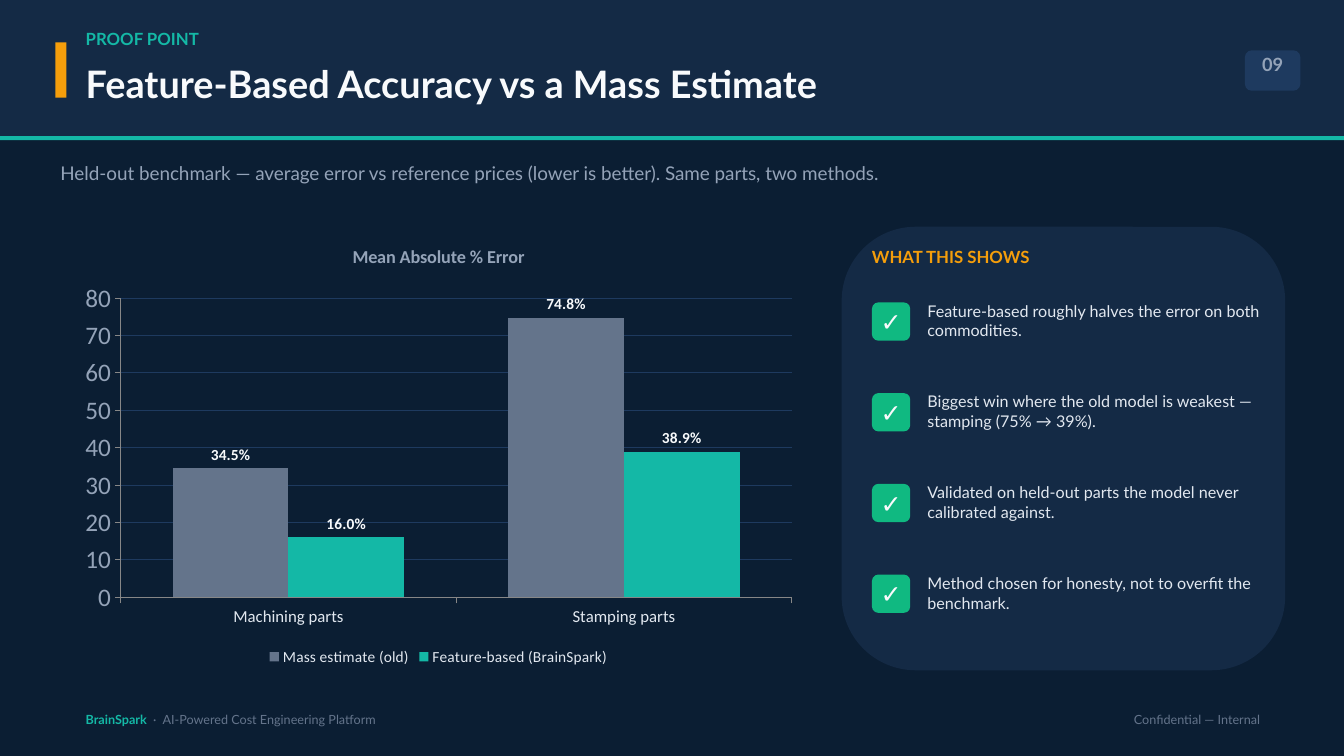
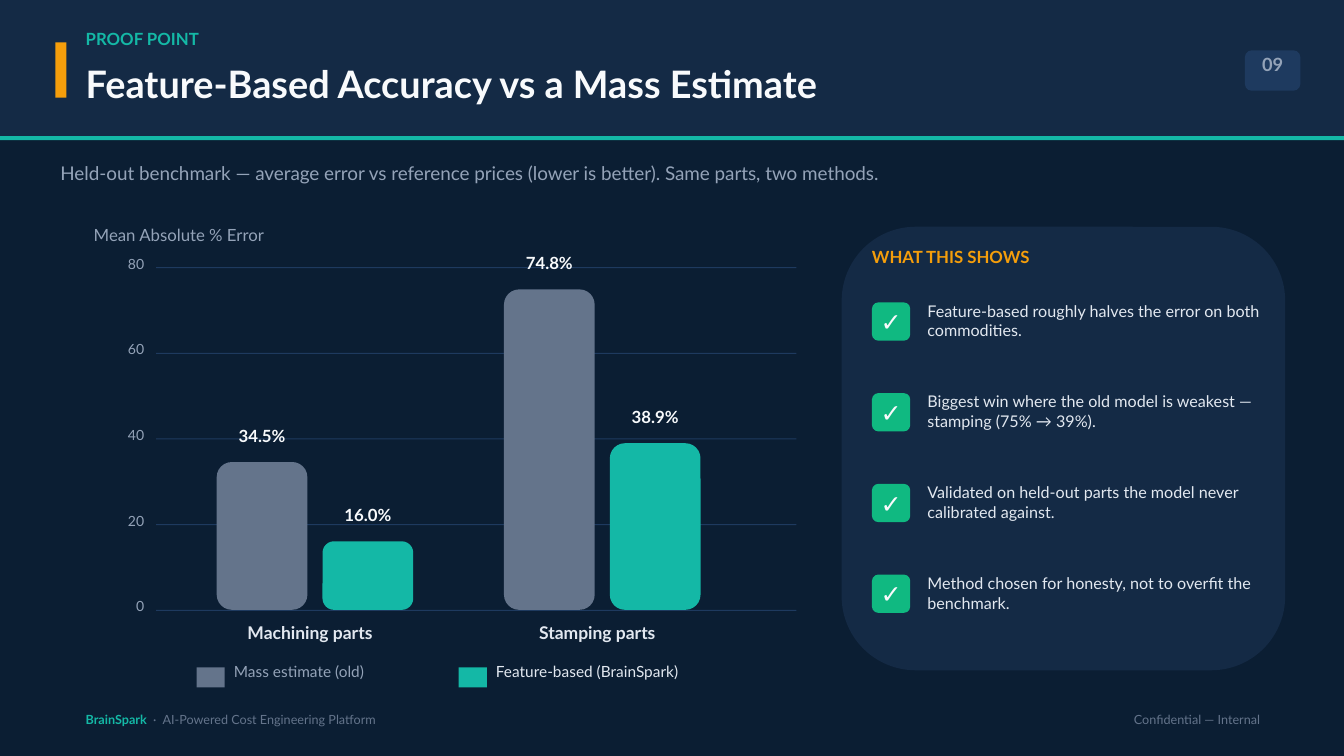
Before and after one commit to bhosaleavinash546/leamington-marathi, a slide deck: slide 9 of BrainSpark_Director_Presentation.pptx. Drawn at 1344x756 pixels with LibreOffice and Linux fonts; fonts in the diff are those of the drawing. Boxes give left, top, right and bottom in pixels: in the first picture for what was removed or moved away, otherwise in the second. Text is boxed around its words. In the diff, an @@ line names an element or a change of style, - is before the commit and + after.

```diff
--- a/BrainSpark_Director_Presentation.pptx
+++ b/BrainSpark_Director_Presentation.pptx
@@ column chart removed at [71,227,807,670] @@
-title "Mean Absolute % Error"
-categories: Machining parts, Stamping parts
-Mass estimate (old): 34.5, 74.8
-Feature-based (BrainSpark): 16, 38.9
@@ text added at [94,228,264,241], 12 pt, text #94A3B8 @@
+Mean Absolute % Error
@@ text added at [128,259,144,269], 10 pt, text #94A3B8 @@
+80
@@ rectangle added at [156,267,797,268], fill #1E3A5F @@
@@ text added at [526,256,573,269], 12 pt, text #F8FAFC, bold @@
+74.8%
@@ rounded rectangle added at [504,289,595,610], fill #64748B @@
@@ text added at [128,344,144,354], 10 pt, text #94A3B8 @@
+60
@@ rectangle added at [156,353,797,354], fill #1E3A5F @@
@@ text added at [632,410,679,423], 12 pt, text #F8FAFC, bold @@
+38.9%
@@ text added at [128,430,144,440], 10 pt, text #94A3B8 @@
+40
@@ rectangle added at [156,439,797,440], fill #1E3A5F @@
@@ text added at [239,429,286,442], 12 pt, text #F8FAFC, bold @@
+34.5%
@@ rounded rectangle added at [610,444,701,610], fill #14B8A6 @@
@@ rounded rectangle added at [217,462,308,610], fill #64748B @@
@@ text added at [344,508,391,525], 12 pt, text #F8FAFC, bold @@
+16.0%
@@ text added at [128,516,144,526], 10 pt, text #94A3B8 @@
+20
@@ rectangle added at [156,524,797,525], fill #1E3A5F @@
@@ rounded rectangle added at [323,541,413,610], fill #14B8A6 @@
@@ text added at [136,601,144,611], 10 pt, text #94A3B8 @@
+0
@@ rectangle added at [156,610,797,611], fill #1E3A5F @@
@@ text added at [247,626,372,642], 12.5 pt, text #E2E8F0, bold @@
+Machining parts
@@ text added at [539,626,655,642], 12.5 pt, text #E2E8F0, bold @@
+Stamping parts
@@ rectangle added at [197,667,225,688], fill #64748B @@
@@ text added at [234,665,364,679], 11 pt, text #94A3B8 @@
+Mass estimate (old)
@@ rectangle added at [459,667,487,688], fill #14B8A6 @@
@@ text added at [496,665,678,680], 11 pt, text #E2E8F0 @@
+Feature-based (BrainSpark)
```
